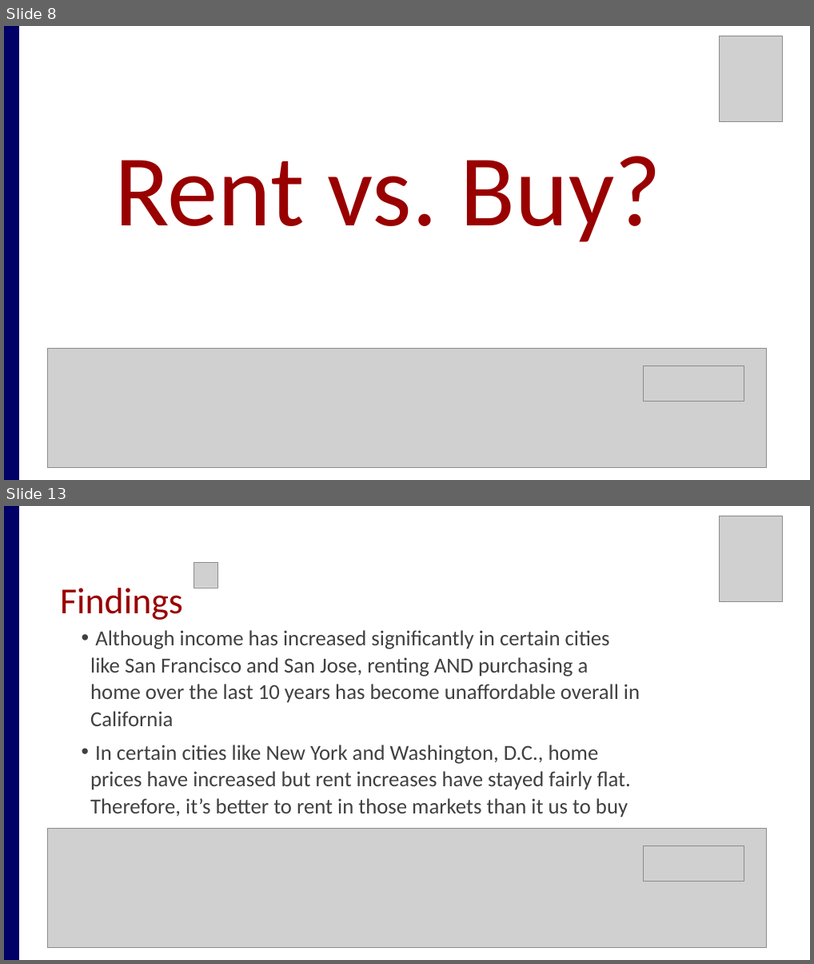
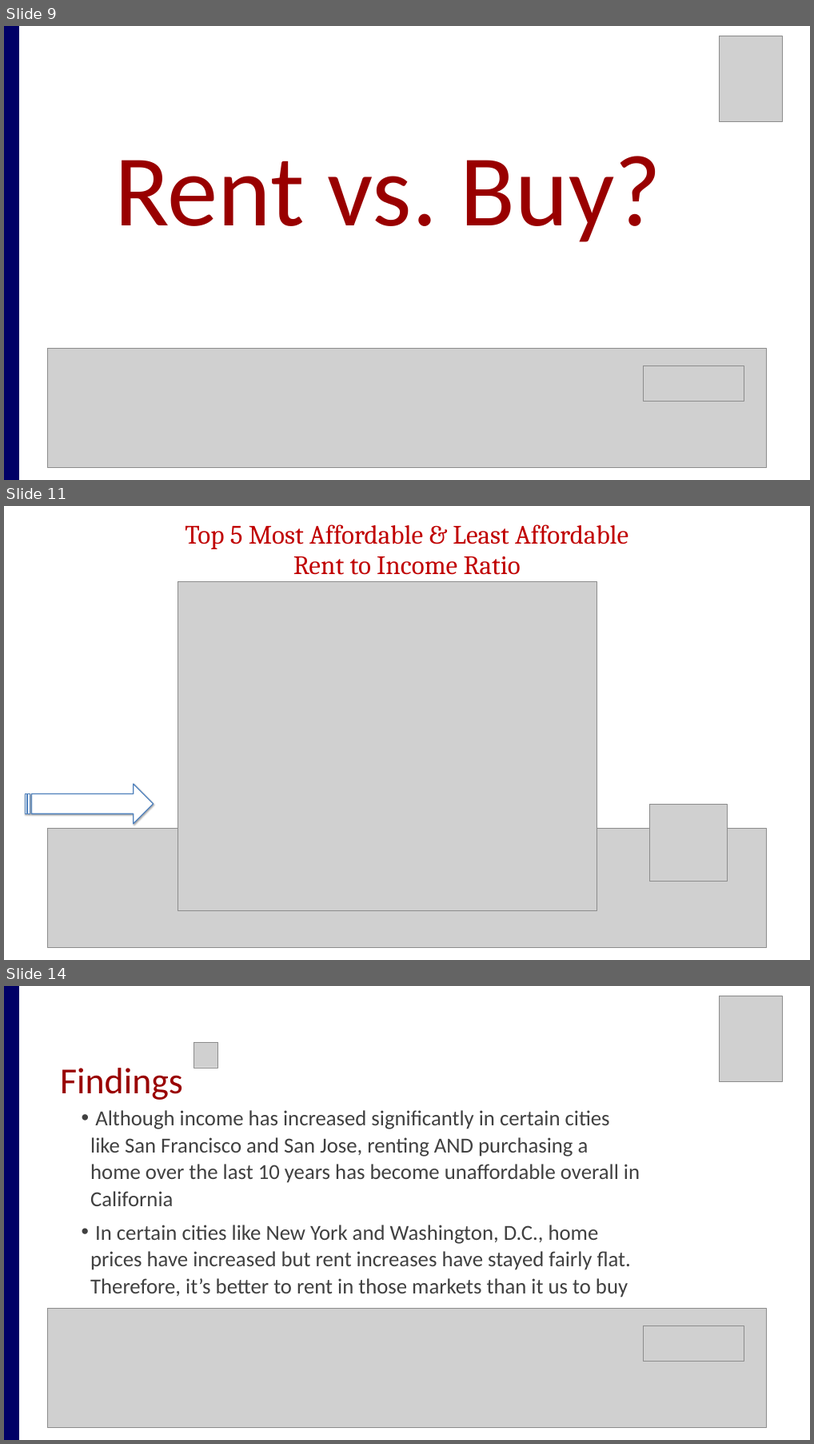
Before and after one commit to amiraligh89/RealEstate_Project1, a slide deck: RealEstate_Presentation.pptx. Shown one above the other, each under a label of ours: slides 8 and 13 before the commit, slides 9, 11 and 14 after it; the slides between them are not shown. The pictures are 814x964 and 814x1444 pixels, drawn with LibreOffice and Linux fonts; fonts in the diff are those of the drawing; grey boxes stand for pictures. Boxes give left, top, right and bottom in pixels: in the first picture for what was removed or moved away, otherwise in the second. Text is boxed around its words. In the diff, an @@ line names an element or a change of style, - is before the commit and + after.

```diff
--- a/RealEstate_Presentation.pptx
+++ b/RealEstate_Presentation.pptx
@@ slide 11 added at box(4, 506, 810, 960), background #FFFFFF @@
@@ text added at box(185, 524, 629, 575), 52 pt, text #C00000 @@
+Top 5 Most Affordable & Least Affordable
+Rent to Income Ratio
@@ picture added at box(178, 581, 598, 910) @@
@@ striped right arrow added at box(26, 784, 154, 824), fill #FFFFFF, outline #4F81BD 2 pt @@
@@ picture added at box(650, 804, 727, 880) @@
@@ picture added at box(48, 828, 766, 947) @@
@@ what was slide 8 is now slide 9 @@
@@ what was slide 13 is now slide 14 @@
```
Also in this commit, not shown: 2 slides changed, 4 other slides added, 4 slides removed.
